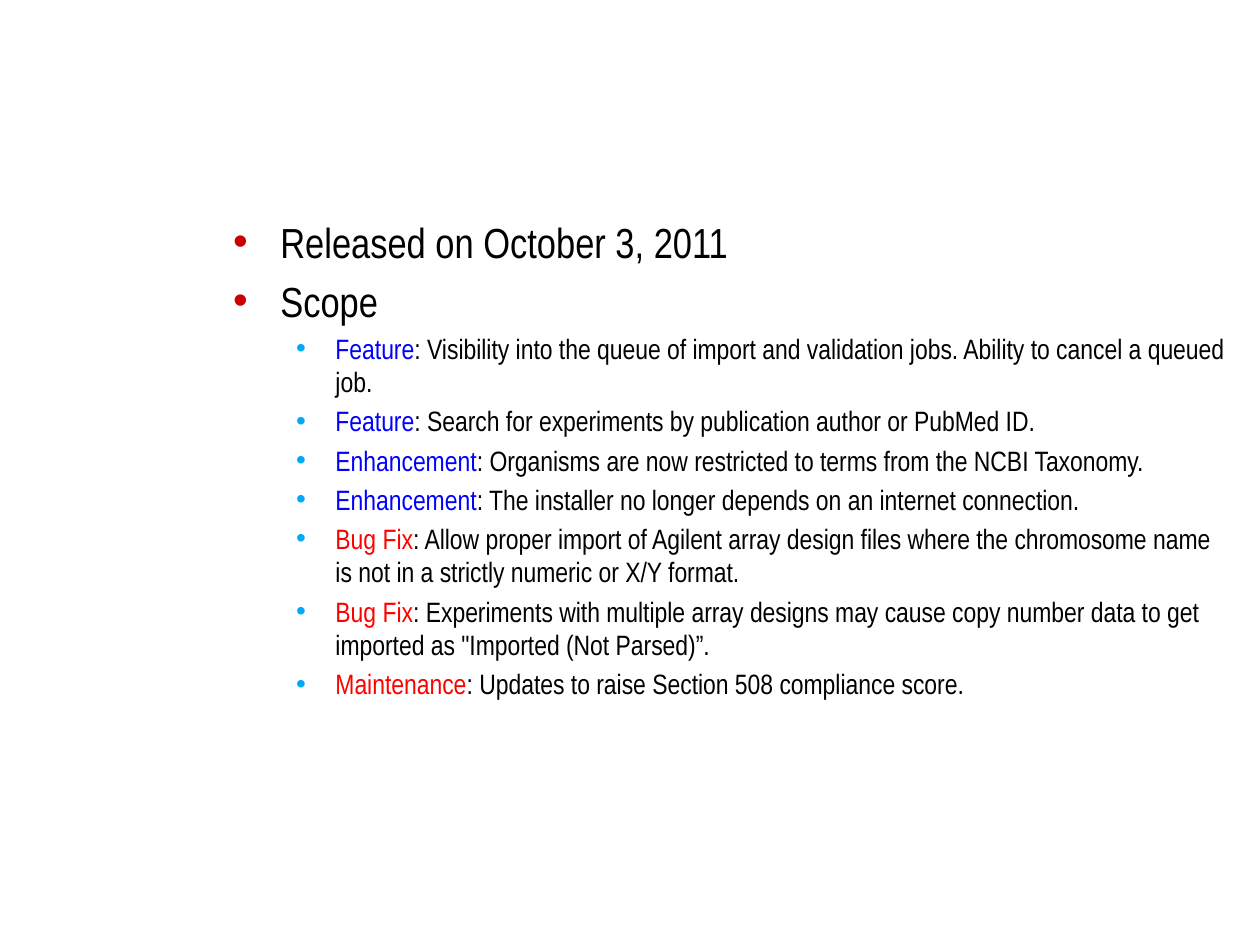
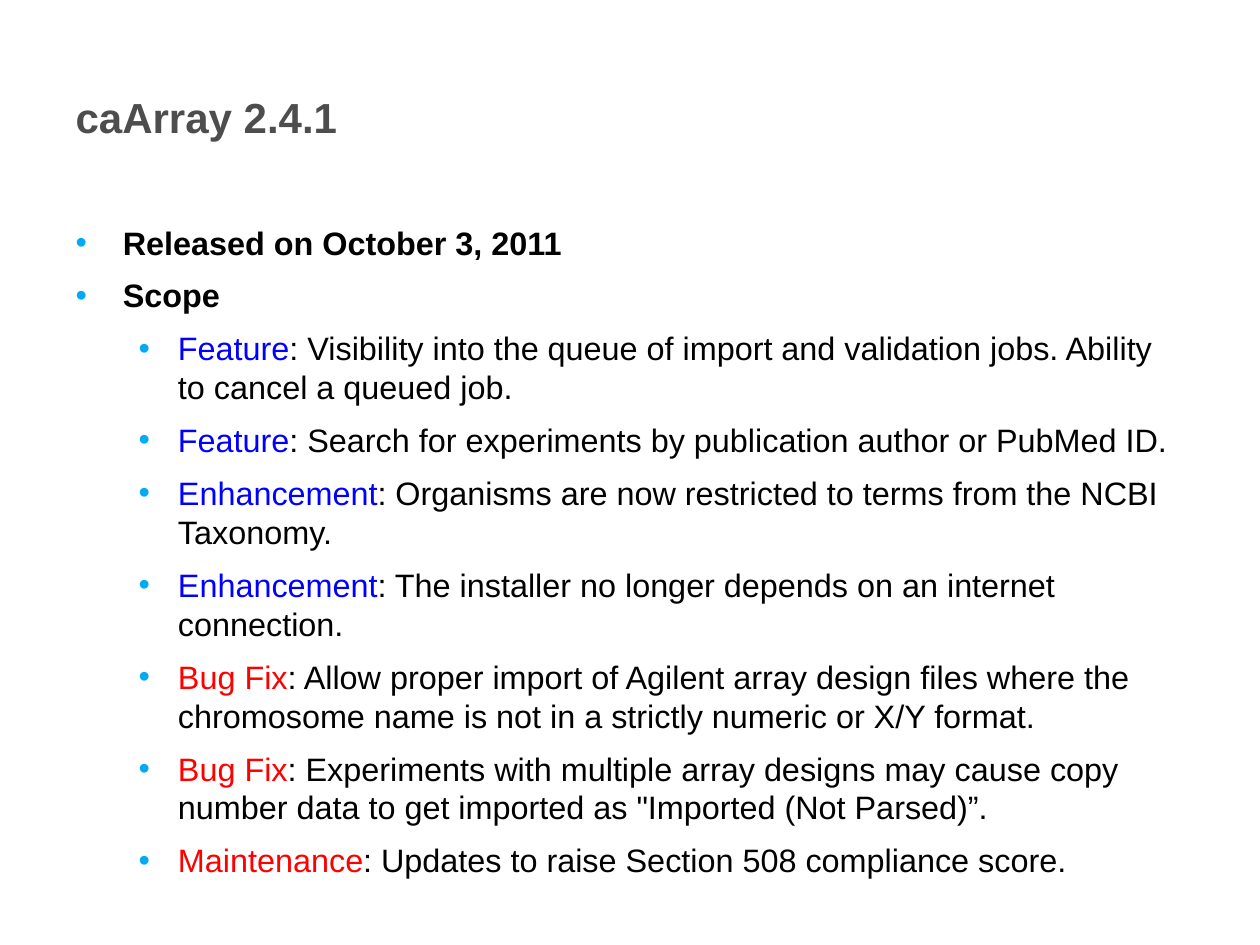
Before and after one commit to NCIP/caarray-docs, a slide deck: slide 2 of project_management/open_meetings/ICR_WS_Meeting_2011_10_12.pptx. Drawn at 1260x945 pixels with LibreOffice and Linux fonts; fonts in the diff are those of the drawing; background and template pictures are left out. Boxes give left, top, right and bottom in pixels: in the first picture for what was removed or moved away, otherwise in the second. Text is boxed around its words. In the diff, an @@ line names an element or a change of style, - is before the commit and + after.

```diff
--- a/project_management/open_meetings/ICR_WS_Meeting_2011_10_12.pptx
+++ b/project_management/open_meetings/ICR_WS_Meeting_2011_10_12.pptx
@@ title "caArray 2.4.1": place and size @@
-title "caArray 2.4.1" at (220, 0, 1239, 189)
+title "caArray 2.4.1" at (76, 103, 337, 141)
@@ title "caArray 2.4.1" at (76, 103, 337, 141): size 32 to 24 pt, font Arial Narrow to Arial, text colour #FFFFFF to #4D4D4D @@
@@ text "Released on October 3, 2011": place and size @@
-text "Released on October 3, 2011" at (280, 227, 1224, 700)
+text "Released on October 3, 2011" at (123, 231, 1167, 826)
@@ text "Released on October 3, 2011" at (123, 231, 1167, 826): size 24 to 18.5 pt, bold on in "Released on October 3, 2011", "Scope"; font Arial Narrow to Arial, size 16 to 18.5 pt; more space between paragraphs; bullet colour #CC0000 to #00AAF6 @@
```
Also in this commit, not shown: 6 other slides changed, 2 slides added, 3 slides removed.
